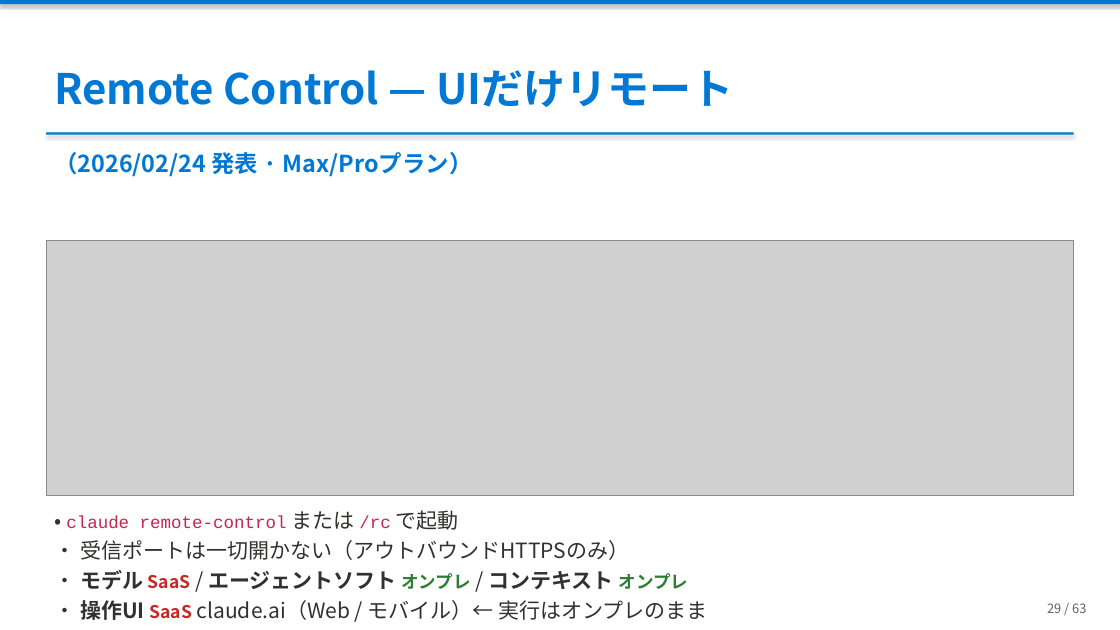
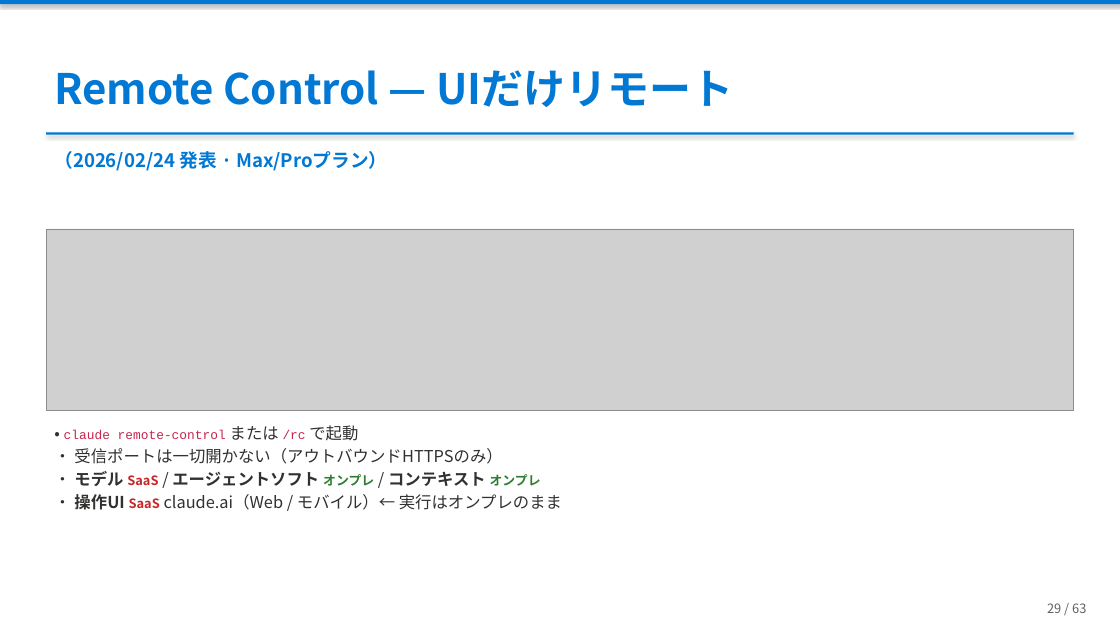
Before and after one commit to ebibibi/presentations, a slide deck: slide 29 of HCCJP_71/AI時代の「本当の」ハイブリッドクラウド — エージェントが実現した、あの頃の夢.pptx. Drawn at 1120x630 pixels with LibreOffice and Linux fonts; fonts in the diff are those of the drawing; grey boxes stand for pictures. Boxes give left, top, right and bottom in pixels: in the first picture for what was removed or moved away, otherwise in the second. Text is boxed around its words. In the diff, an @@ line names an element or a change of style, - is before the commit and + after.

```diff
--- a/HCCJP_71/AI時代の「本当の」ハイブリッドクラウド — エージェントが実現した、あの頃の夢.pptx
+++ b/HCCJP_71/AI時代の「本当の」ハイブリッドクラウド — エージェントが実現した、あの頃の夢.pptx
@@ text "（2026/02/24 発表 · Max/Proプラン）" at [54,151,387,171]: size 20 to 16 pt; less space between paragraphs @@
@@ picture: place and size @@
-picture at [46,241,1074,496]
+picture at [46,229,1074,411]
@@ text "• claude remote-control または /rc ...": place and size @@
-text "• claude remote-control または /rc ..." at [66,510,708,620]
+text "• claude remote-control または /rc ..." at [64,425,562,510]
@@ text "• claude remote-control または /rc ..." at [64,425,562,510]: size 18 to 14 pt in "• または で起動", "• 受信ポートは一切開かない（アウトバウンドHTTPSのみ）", "• モデル / エージェントソフト / コンテキスト", "• 操作UI claude.ai（Web / モバイル）← 実行はオンプレのまま"; size 15 to 11 pt in "claude remote-control /rc", "SaaS オンプレ オンプレ", "SaaS"; less space between paragraphs @@
```
Also in this commit, not shown: 8 other slides changed, 1 other file.
